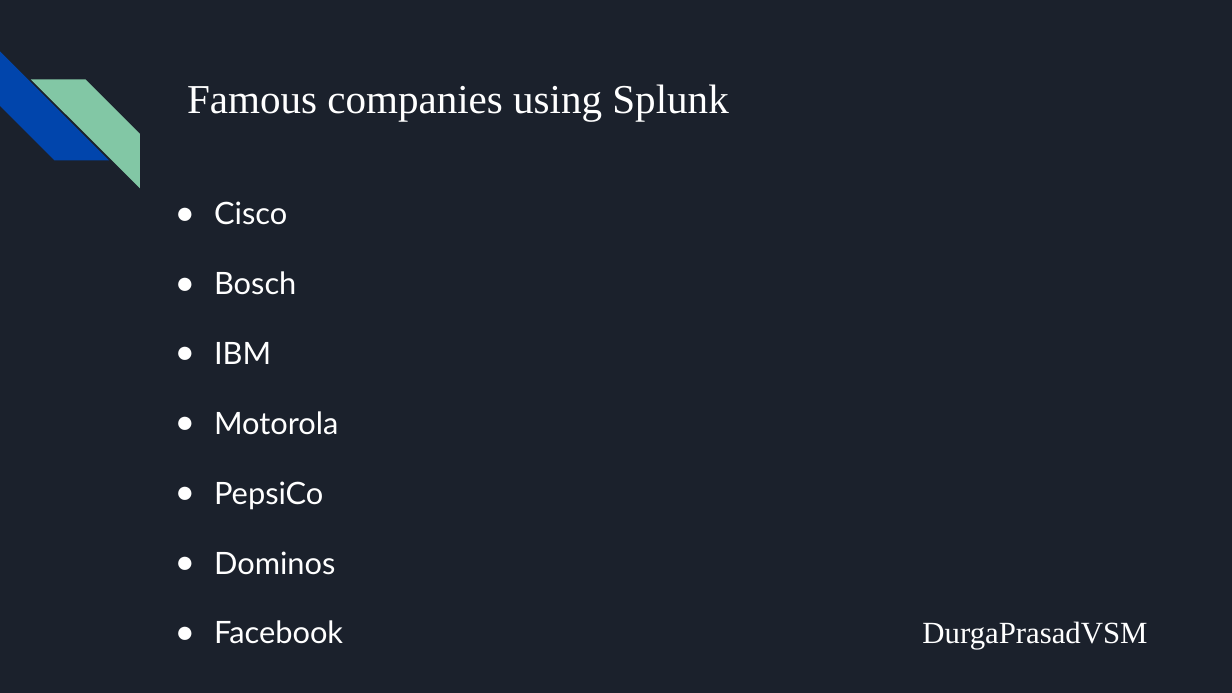
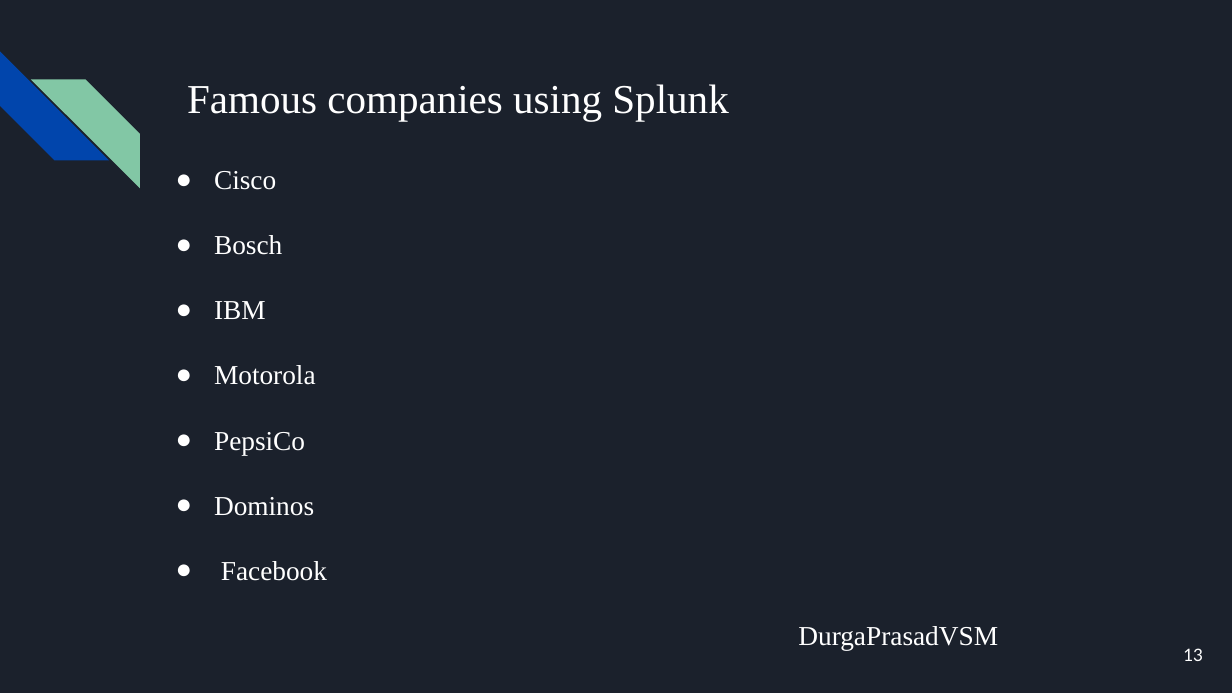
Before and after one commit to VSMDURGAPRASAD/splunk-project, a slide deck: slide 13 of docs/Splunk.pptx (slide 12 before the commit). Drawn at 1232x693 pixels with LibreOffice and Linux fonts; fonts in the diff are those of the drawing. Boxes give left, top, right and bottom in pixels: in the first picture for what was removed or moved away, otherwise in the second. Text is boxed around its words. In the diff, an @@ line names an element or a change of style, - is before the commit and + after.

```diff
--- a/docs/Splunk.pptx
+++ b/docs/Splunk.pptx
@@ text "Cisco" moved from (x1=214, y1=201, x2=1147, y2=649) to (x1=214, y1=171, x2=998, y2=651) @@
@@ text at (x1=214, y1=171, x2=316, y2=516): size 18 to 16 pt, font Lato to Times New Roman in "Cisco", "Bosch", "IBM", "Motorola" and 2 more places @@
@@ text at (x1=221, y1=561, x2=998, y2=651): text changed; size 18 to 16 pt @@
-● Facebook DurgaPrasadVSM
+● Facebook
+DurgaPrasadVSM
@@ page number added at (x1=1183, y1=648, x2=1203, y2=661), 10 pt, text #FFFFFF @@
+13
```
Also in this commit, not shown: 17 other slides changed.
